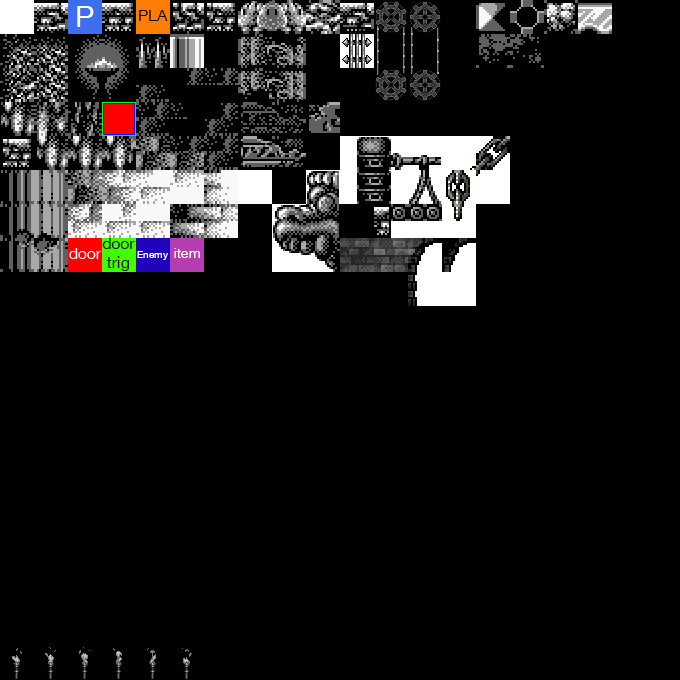
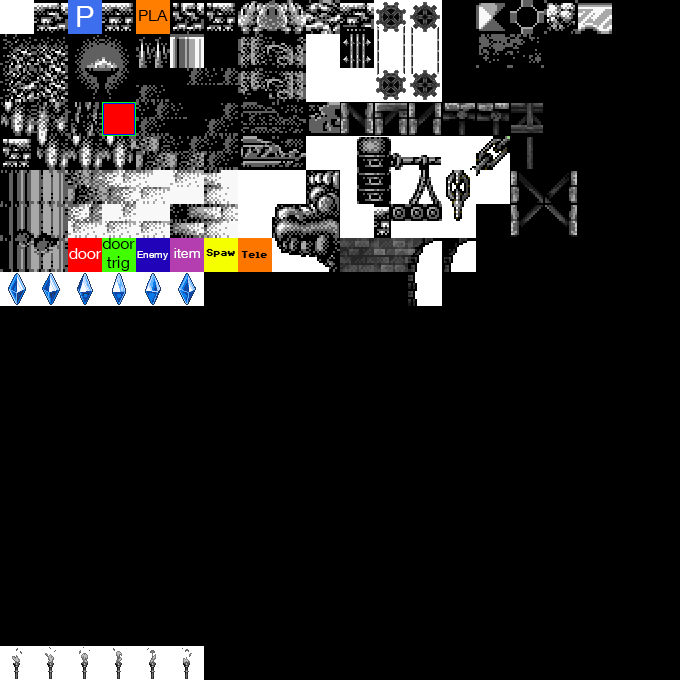
Layers edited between the first and the second 680x680 image:
added layer "Spaw" above "Layer 0" over [206, 248, 235, 257]
painted on "Layer 0" over [0, 0, 577, 680]
added layer "Layer 7" above "Layer 17" over [341, 103, 373, 135]
added layer "Layer 17" above "Layer 16" over [545, 205, 577, 237]
added layer "Layer 16" above "Layer 15" over [511, 205, 543, 237]
added layer "Layer 15" above "Layer 14" over [545, 171, 577, 203]
added layer "Layer 14" above "Layer 13" over [511, 171, 543, 203]
added layer "Layer 13" above "Layer 12" over [527, 137, 533, 169]
added layer "Layer 12" above "Layer 11" over [511, 103, 543, 133]
added layer "Layer 11" above "Layer 10" over [477, 103, 509, 135]
added layer "Layer 10" above "Layer 9" over [443, 103, 475, 135]
added layer "Layer 9" above "Layer 8" over [409, 103, 441, 135]
added layer "Layer 8" above "Layer 19" over [375, 103, 407, 135]
added layer "Layer 19" above "Layer 18" over [8, 273, 26, 305]
added layer "Tele" above "Layer 24" over [241, 250, 267, 259]
added layer "Layer 24" above "Layer 23" over [178, 273, 196, 305]
added layer "Layer 23" above "Layer 22" over [145, 273, 161, 305]
added layer "Layer 22" above "Layer 21" over [112, 273, 126, 305]
added layer "Layer 21" above "Layer 20" over [77, 273, 93, 305]
added layer "Layer 20" above "Layer 6" over [42, 273, 60, 305]
added layer "Layer 6" over [0, 0, 577, 680]
